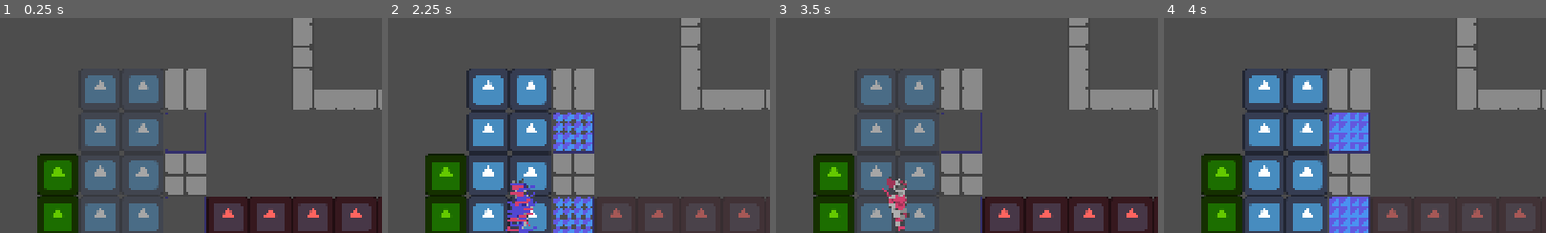
Above: before the commit, frames 1-4 (left to right).
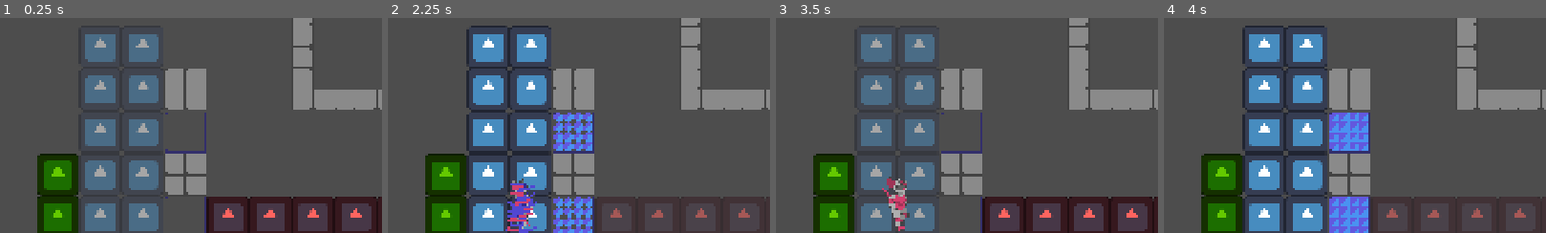
Above: after the commit, the same moments.

Repository: MatheoBrassart/The-Adventure-of-Beep-n-Boo-p
Game: Godot game, scene res://scenes/levels/villeenruine/villeenruine_a_8.tscn
The game is run twice, just before and just after one commit, with the same random seed, the same clock (stepped at 60 frames per second) and the same inputs. This scene is started directly instead of the project's main scene. The engine's default icon, where the game draws it, is replaced by a stand-in: a white triangle on a blue panel in a dark square.
Inputs:
- Up to frame 1 (0.25 s): no input
- Up to frame 2 (2.25 s): hold D (move_right) 0.53-2.03 s; tap Shift (switch_character) at 0.6, 1.35, 2.1 s; tap Space (jump) at 0.77, 1.52 s; hold A (move_left) from 2.03 s (still down)
- Up to frame 3 (3.5 s): release A (move_left) at 2.78 s; hold D (move_right) from 2.78 s (still down); tap Shift (switch_character) at 2.85 s; tap Space (jump) at 3.02 s
- Up to frame 4 (4 s): keep holding D (move_right); tap Shift (switch_character) at 3.6 s; tap Space (jump) at 3.77 s
The pictures show only the part of the screen within x 12-62%, y 18-68%; the shares and areas given below are measured in that part.

The runs differ from the first frame. In frame 1, 2.0% of the frame differs, in the area x 22-42%, y 7-21%; in frame 2, 2.7%, in the area x 20-43%, y 3-24%; in frame 3, 2.0%; in frame 4, 2.7%.

Commit message:
Limiting hanging at the top

Diff:
--- a/the-adventure-of-beep-n'-boop/scenes/levels/villeenruine/villeenruine_a_8.tscn
+++ b/the-adventure-of-beep-n'-boop/scenes/levels/villeenruine/villeenruine_a_8.tscn
@@ -126,6 +126,14 @@
 position = Vector2(352, 224)
 WHICH_CHARACTER_IS_IT = 1
 
+[node name="Vignes_change20" parent="Level elements" instance=ExtResource("6_kw2x5")]
+position = Vector2(288, 160)
+WHICH_CHARACTER_IS_IT = 1
+
+[node name="Vignes_change21" parent="Level elements" instance=ExtResource("6_kw2x5")]
+position = Vector2(352, 160)
+WHICH_CHARACTER_IS_IT = 1
+
 [node name="Vignes_change13" parent="Level elements" instance=ExtResource("6_kw2x5")]
 position = Vector2(480, 416)
 
--- a/the-adventure-of-beep-n'-boop/scenes/others/player.tscn
+++ b/the-adventure-of-beep-n'-boop/scenes/others/player.tscn
@@ -459,6 +459,7 @@
 animation = &"active"
 
 [node name="CollisionShape2D" type="CollisionShape2D" parent="."]
+visible = false
 position = Vector2(2.38419e-07, 14.500002)
 scale = Vector2(10, 10)
 shape = SubResource("RectangleShape2D_qhqgy")
@@ -472,12 +473,20 @@
 one_shot = true
 
 [node name="ShapeCast2D" type="ShapeCast2D" parent="."]
-position = Vector2(0, 14.000001)
-scale = Vector2(1, 3.4)
+position = Vector2(0, 3)
+scale = Vector2(1, 0.7)
 shape = SubResource("RectangleShape2D_37q5r")
 target_position = Vector2(0, 0)
 collision_mask = 2
 collide_with_areas = true
 collide_with_bodies = false
 
+[node name="RayCast2DHangingTopChecker" type="RayCast2D" parent="."]
+position = Vector2(0, 8)
+target_position = Vector2(0, -11)
+collision_mask = 2
+hit_from_inside = true
+collide_with_areas = true
+collide_with_bodies = false
+
 [connection signal="timeout" from="CoyoteTimer" to="." method="_on_coyote_time_timeout"]
--- a/the-adventure-of-beep-n'-boop/scripts/player.gd
+++ b/the-adventure-of-beep-n'-boop/scripts/player.gd
@@ -15,6 +15,7 @@
 @onready var coyote_timer: Timer = $CoyoteTimer
 @onready var jump_buffer_timer: Timer = $JumpBufferTimer
 @onready var shape_cast_2d: ShapeCast2D = $ShapeCast2D
+@onready var ray_cast_2d_hanging_top_checker: RayCast2D = $RayCast2DHangingTopChecker
 
 # Base movement stats
 var MAX_SPEED = 300.0
@@ -179,6 +180,13 @@
 			velocity.x = move_toward(velocity.x, MAX_SPEED * direction_x, CURRENT_ACCELERATION)
 	else:
 		velocity = direction_xANDy * MAX_HANGING_SPEED
+		if velocity.y < 0:
+			if ray_cast_2d_hanging_top_checker.is_colliding() == true:
+				VIGNES_SHAPECAST_CHECKER = ray_cast_2d_hanging_top_checker.get_collider()
+				if VIGNES_SHAPECAST_CHECKER.is_in_group("Vignes"):
+					print("a")
+			else:
+				velocity.y = 0
 
 
 func switch_character():
